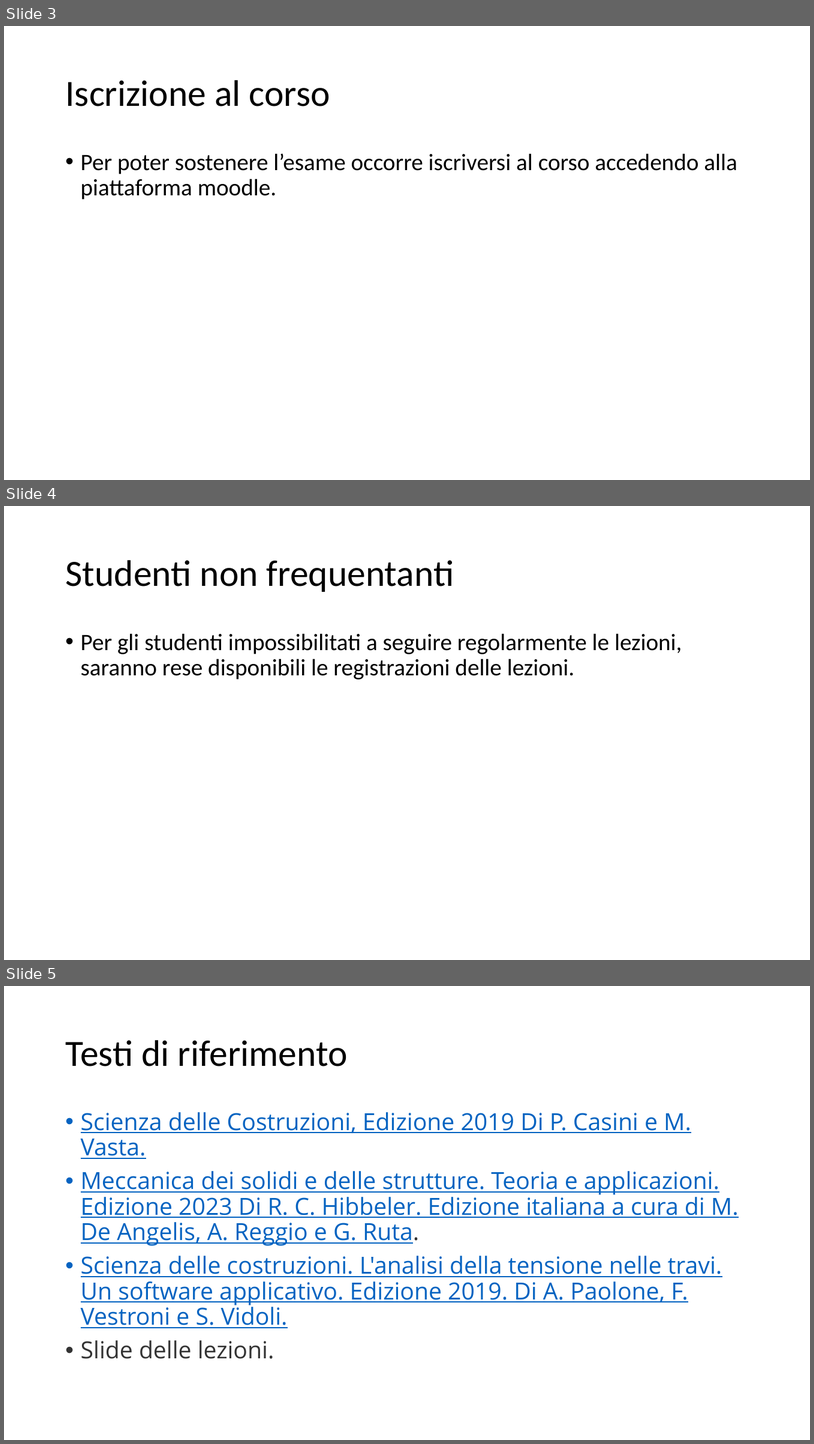
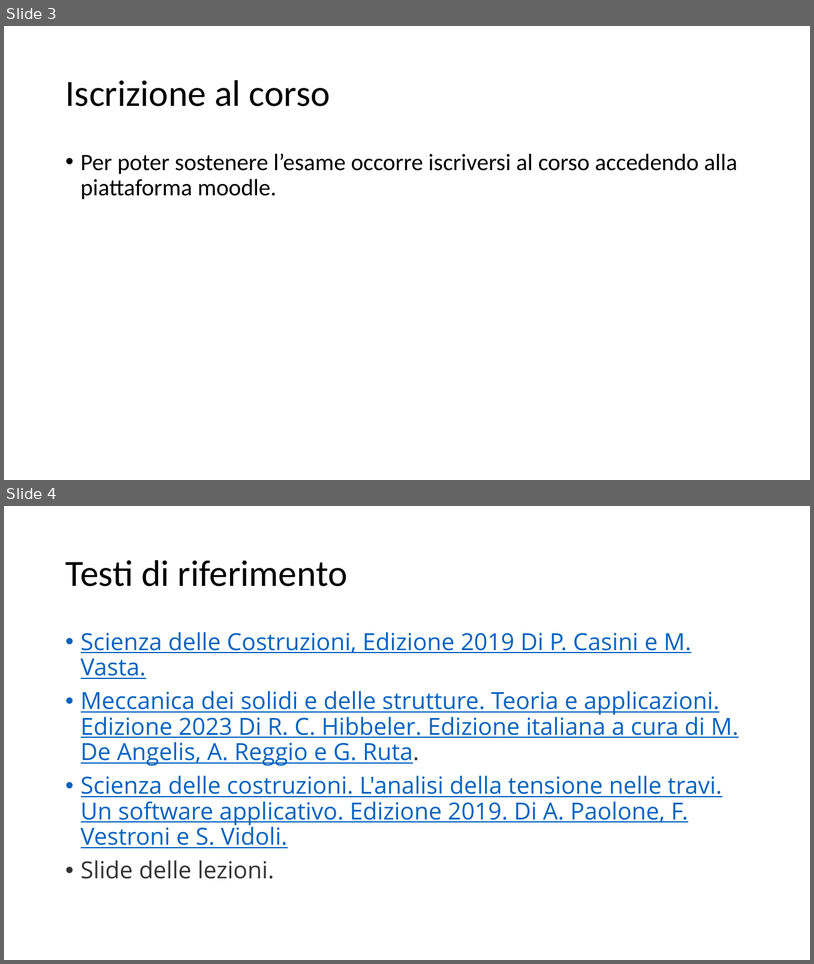
Before and after one commit to giuseppetomassetti/SdC, a slide deck: lezioni/organizzazione dell'insegnamento.pptx. Shown one above the other, each under a label of ours: slides 3, 4 and 5 before the commit, slides 3 and 4 after it. The pictures are 814x1444 and 814x964 pixels, drawn with LibreOffice and Linux fonts; fonts in the diff are those of the drawing. Boxes give left, top, right and bottom in pixels: in the first picture for what was removed or moved away, otherwise in the second. Text is boxed around its words. In the diff, an @@ line names an element or a change of style, - is before the commit and + after.

```diff
--- a/lezioni/organizzazione dell'insegnamento.pptx
+++ b/lezioni/organizzazione dell'insegnamento.pptx
@@ slide 4 removed at (4, 506, 810, 960), background #FFFFFF @@
@@ title removed at (65, 560, 455, 592) @@
-Studenti non frequentanti
@@ text removed at (81, 633, 682, 679) @@
-• Per gli studenti impossibilitati a seguire regolarmente le lezioni, saranno rese disponibili le registrazioni delle lezioni.
@@ what was slide 5 is now slide 4 @@
```
